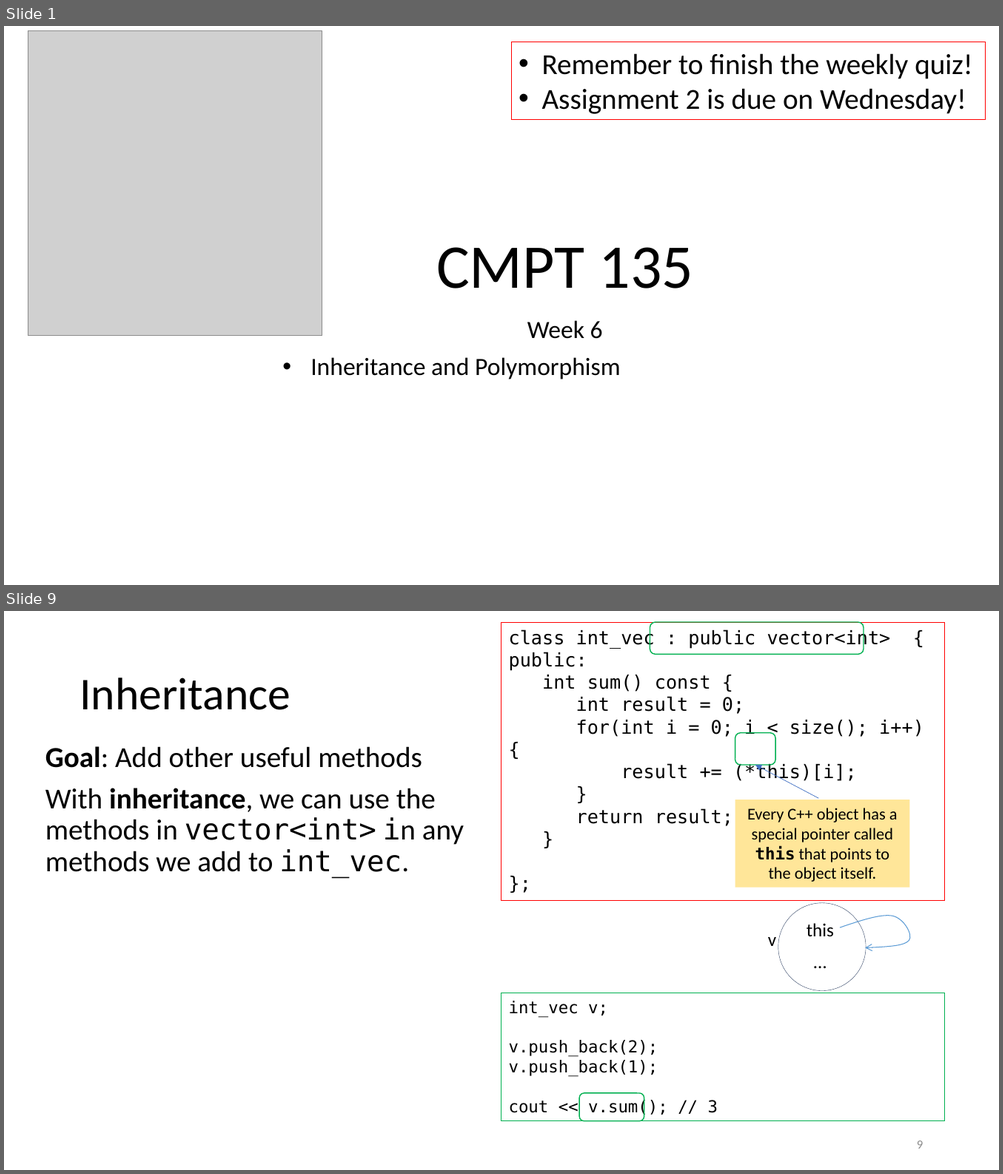
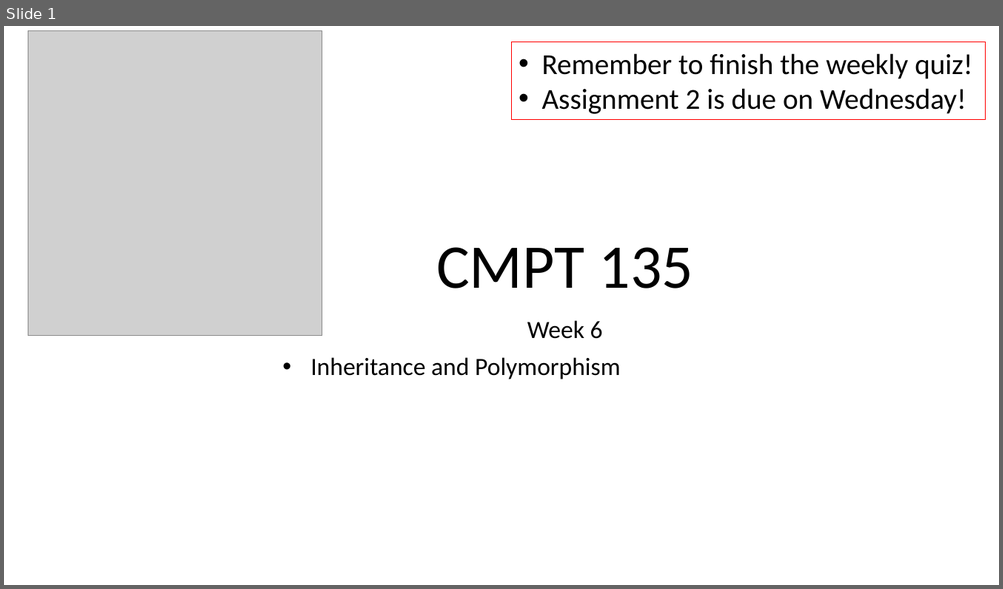
Before and after one commit to tjd1234/cmpt135spring2024, a slide deck: sample_code/week8/week8_cmpt135.pptx. Shown one above the other, each under a label of ours: slides 1 and 9 before the commit, slide 1 after it; the slides between them are not shown. The pictures are 1003x1174 and 1003x589 pixels, drawn with LibreOffice and Linux fonts; fonts in the diff are those of the drawing; grey boxes stand for pictures. Boxes give left, top, right and bottom in pixels: in the first picture for what was removed or moved away, otherwise in the second. Text is boxed around its words. In the diff, an @@ line names an element or a change of style, - is before the commit and + after.

```diff
--- a/sample_code/week8/week8_cmpt135.pptx
+++ b/sample_code/week8/week8_cmpt135.pptx
@@ slide 9 removed at <box>4,611,999,1170</box>, background #FFFFFF @@
@@ rectangle removed at <box>501,622,944,901</box> @@
-class int_vec : public vector<int> {
-public:
-int sum() const {
-int result = 0;
-for(int i = 0; i < size(); i++) {
-result += (*this)[i];
-}
-return result;
-}
-};
@@ rounded rectangle removed at <box>650,622,864,654</box> @@
@@ title removed at <box>79,678,290,710</box> @@
-Inheritance
@@ rounded rectangle removed at <box>735,732,776,765</box> @@
@@ text removed at <box>45,746,464,878</box> @@
-Goal: Add other useful methods
-With inheritance, we can use the methods in vector<int> in any methods we add to int_vec.
@@ arrow removed from (819, 798) to (755, 765) @@
@@ rectangle removed at <box>735,800,910,888</box> @@
-Every C++ object has a special pointer called this that points to the object itself.
@@ ellipse removed at <box>779,903,866,991</box> @@
@@ freeform shape removed at <box>839,915,910,948</box> @@
@@ text removed at <box>768,937,776,946</box> @@
-v
@@ text removed at <box>806,923,834,937</box> @@
-this
@@ text removed at <box>806,947,834,977</box> @@
-…
@@ rectangle removed at <box>501,994,944,1122</box> @@
-int_vec v;
-v.push_back(2);
-v.push_back(1);
-cout << v.sum(); // 3
@@ rounded rectangle removed at <box>579,1093,644,1122</box> @@
@@ page number removed at <box>916,1141,922,1149</box> @@
-9
```
Also in this commit, not shown: 2 slides changed, 39 slides added, 18 other slides removed, 3 other files.
